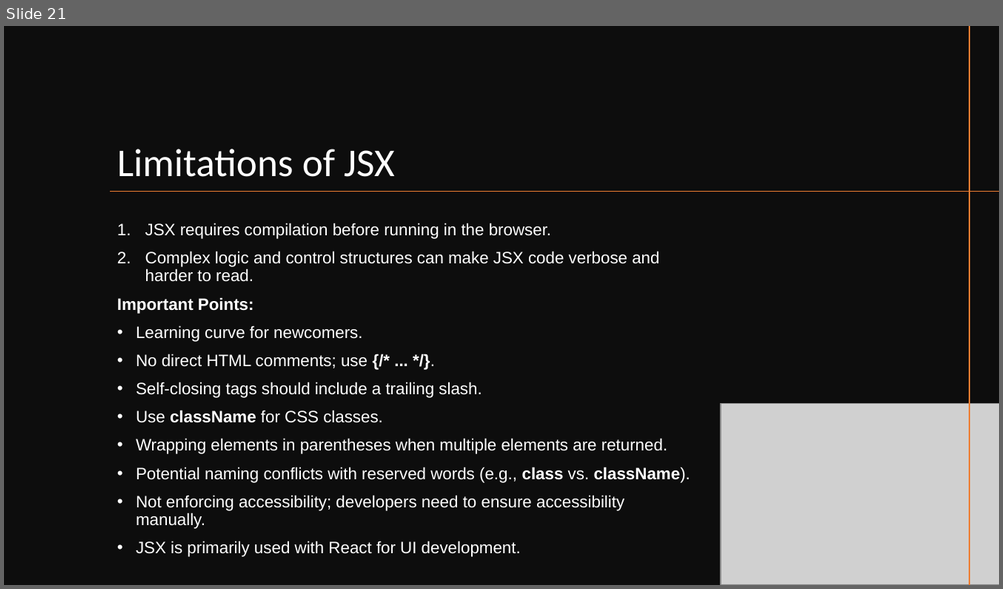
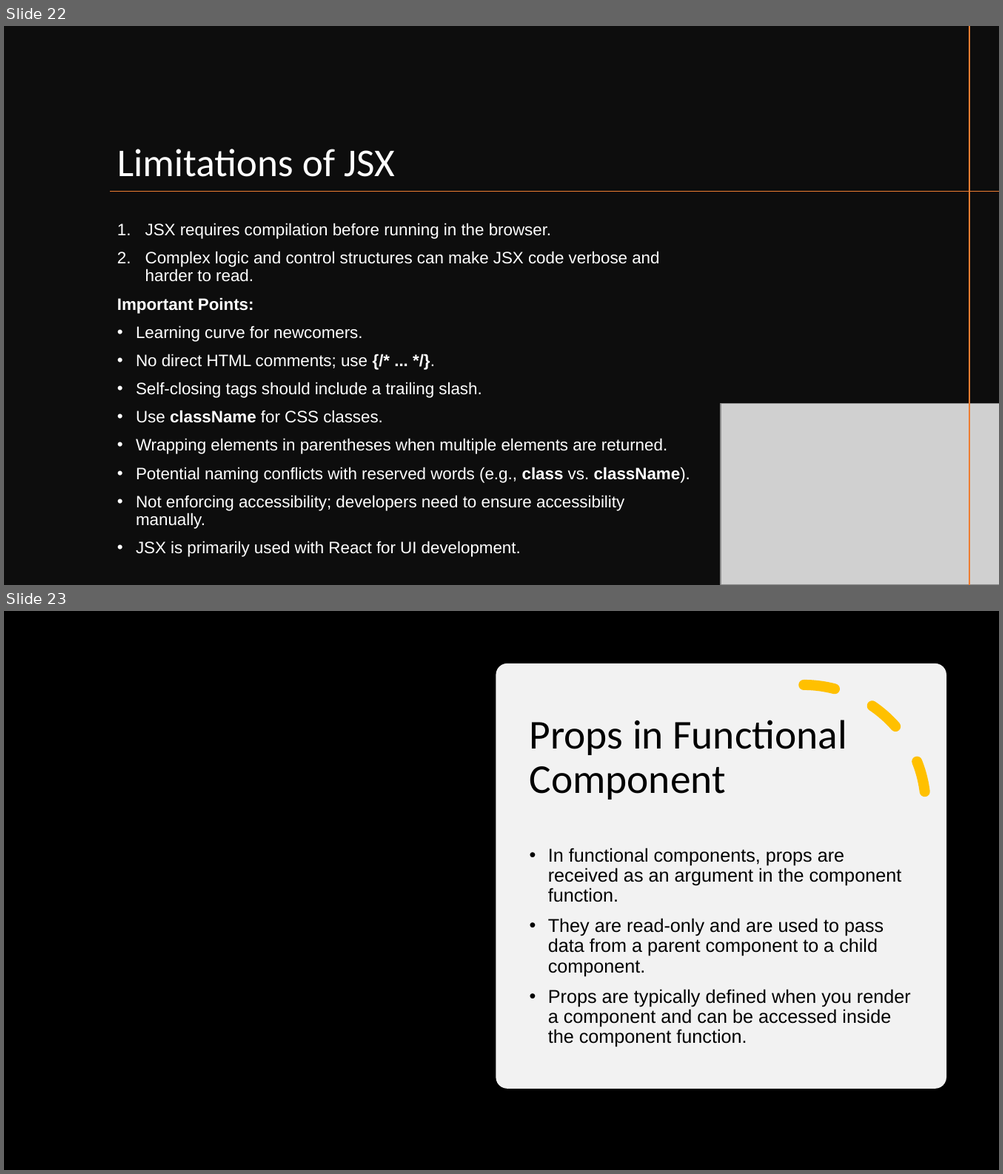
Before and after one commit to SivaPrasannaS/skg, a slide deck: react/study_materials/React.pptx. Shown one above the other, each under a label of ours: slide 21 before the commit, slides 22 and 23 after it. The pictures are 1003x589 and 1003x1174 pixels, drawn with LibreOffice and Linux fonts; fonts in the diff are those of the drawing; grey boxes stand for pictures; background and template pictures are left out. Boxes give left, top, right and bottom in pixels: in the first picture for what was removed or moved away, otherwise in the second. Text is boxed around its words. In the diff, an @@ line names an element or a change of style, - is before the commit and + after.

```diff
--- a/react/study_materials/React.pptx
+++ b/react/study_materials/React.pptx
@@ slide 23 added at [4,611,999,1170], background picture (left out) @@
@@ rectangle added at [4,611,999,1170], fill #000000 @@
@@ rounded rectangle added at [495,664,946,1088], fill #FFFFFF at 95% opacity @@
@@ arc (boxed as its full ellipse) added at [681,685,925,929], outline #FFC000 10 pt dashed @@
@@ title added at [529,720,847,800], 39.6 pt, text #000000 @@
+Props in Functional Component
@@ text added at [548,848,910,1048], 18 pt, text #000000 @@
+• In functional components, props are received as an argument in the component function.
+• They are read-only and are used to pass data from a parent component to a child component.
+• Props are typically defined when you render a component and can be accessed inside the component function.
@@ what was slide 21 is now slide 22 @@
```
Also in this commit, not shown: 6 slides changed, 8 other slides added, 4 other files.
